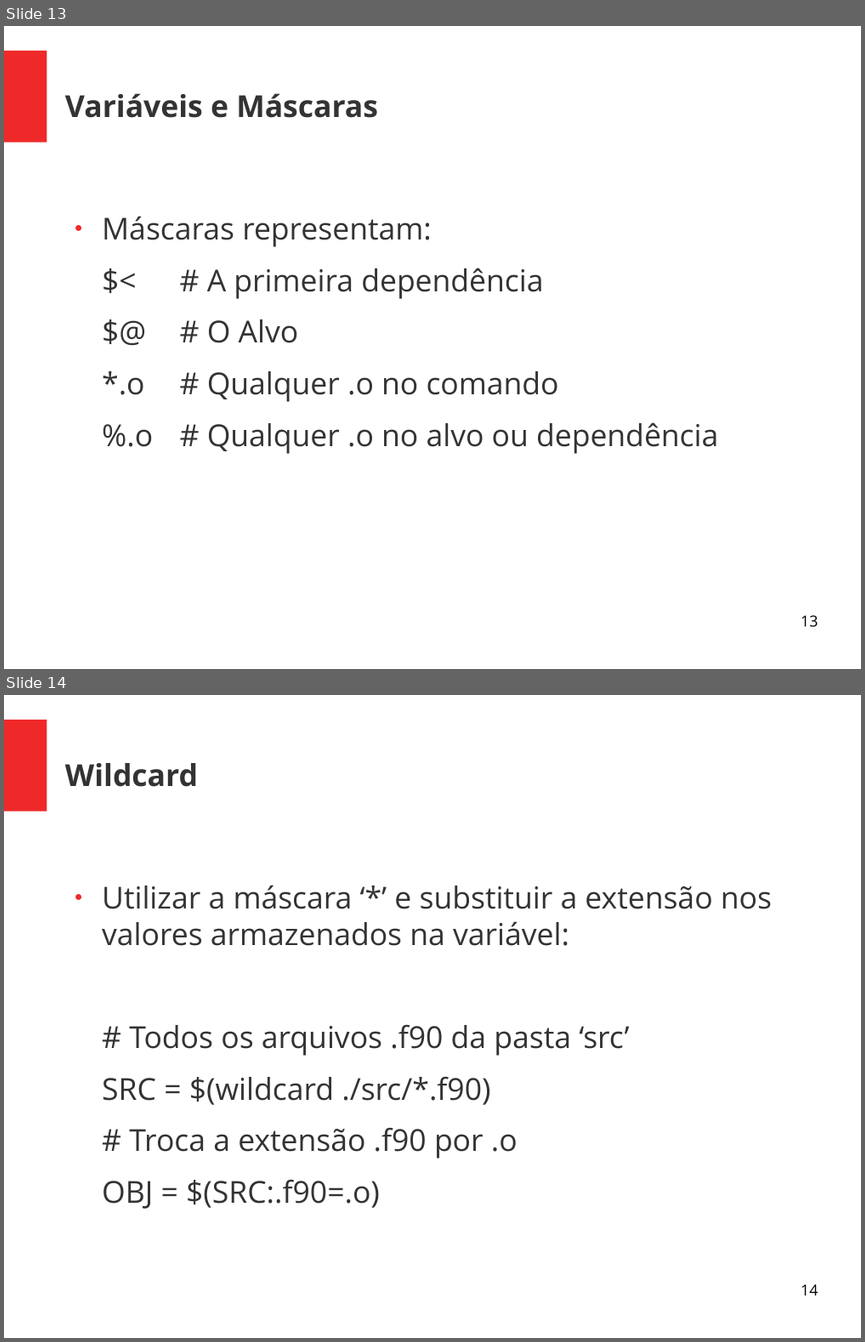
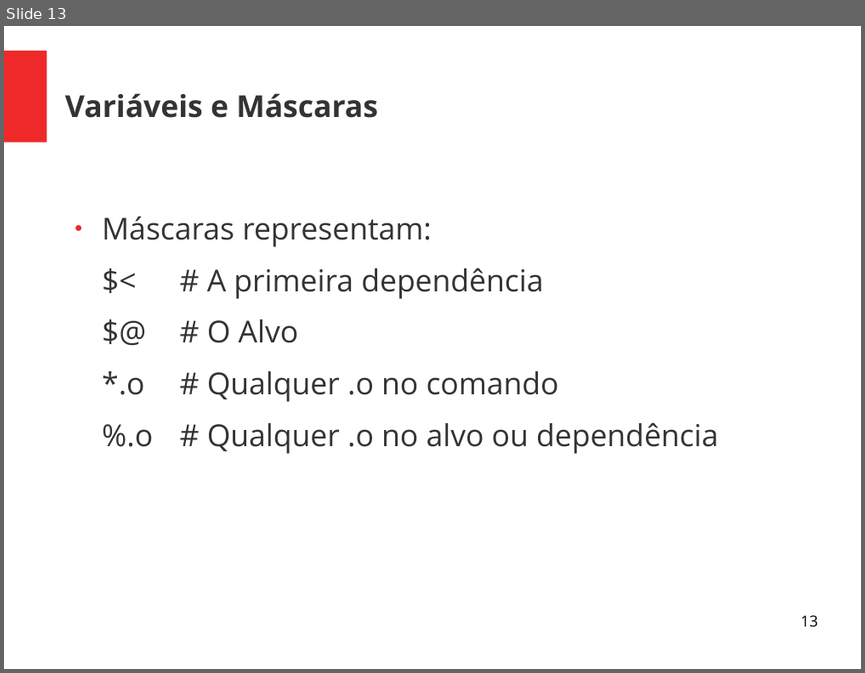
Before and after one commit to Rodolfo-Dirack/qualificacao-doutorado, a slide deck: slides/Apresentacao_qualificacao.odp. Shown one above the other, each under a label of ours: slides 13 and 14 before the commit, slide 13 after it. The pictures are 865x1342 and 865x673 pixels, drawn with LibreOffice and Linux fonts; fonts in the diff are those of the drawing. Boxes give left, top, right and bottom in pixels: in the first picture for what was removed or moved away, otherwise in the second. Text is boxed around its words. In the diff, an @@ line names an element or a change of style, - is before the commit and + after.

```diff
--- a/slides/Apresentacao_qualificacao.odp
+++ b/slides/Apresentacao_qualificacao.odp
@@ slide 14 removed at (4, 695, 861, 1338), background #FFFFFF; not listed: 1 template element that a slide beside it also shows @@
@@ title removed at (65, 763, 198, 787) @@
-Wildcard
@@ text removed at (102, 885, 772, 1208) @@
-● Utilizar a máscara ‘*’ e substituir a extensão nos valores armazenados na variável:
-# Todos os arquivos .f90 da pasta ‘src’
-SRC = $(wildcard ./src/*.f90)
-# Troca a extensão .f90 por .o
-OBJ = $(SRC:.f90=.o)
@@ page number removed at (800, 1284, 817, 1295) @@
-14
```
Also in this commit, not shown: 3 slides changed, 3 slides added, 2 other slides removed.
